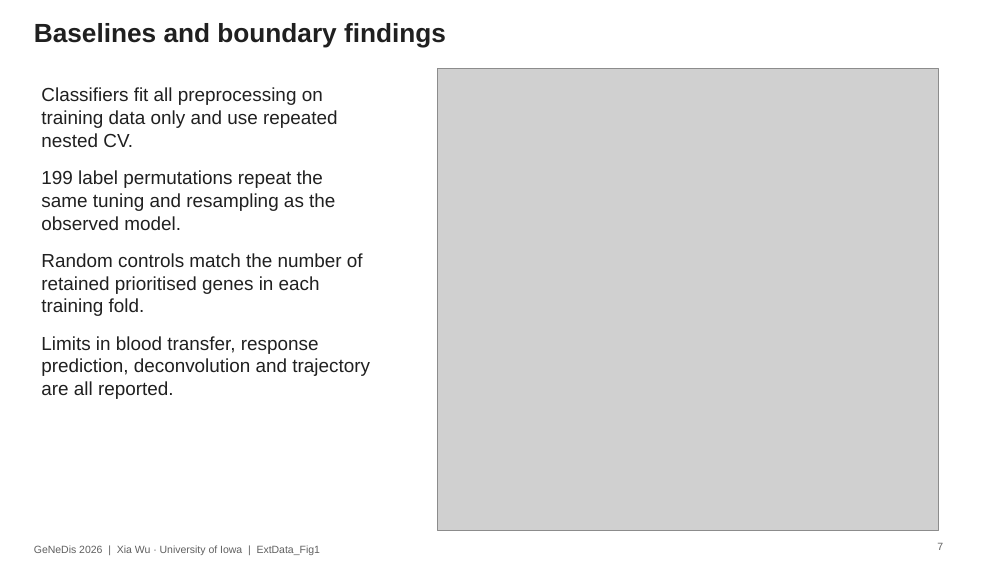
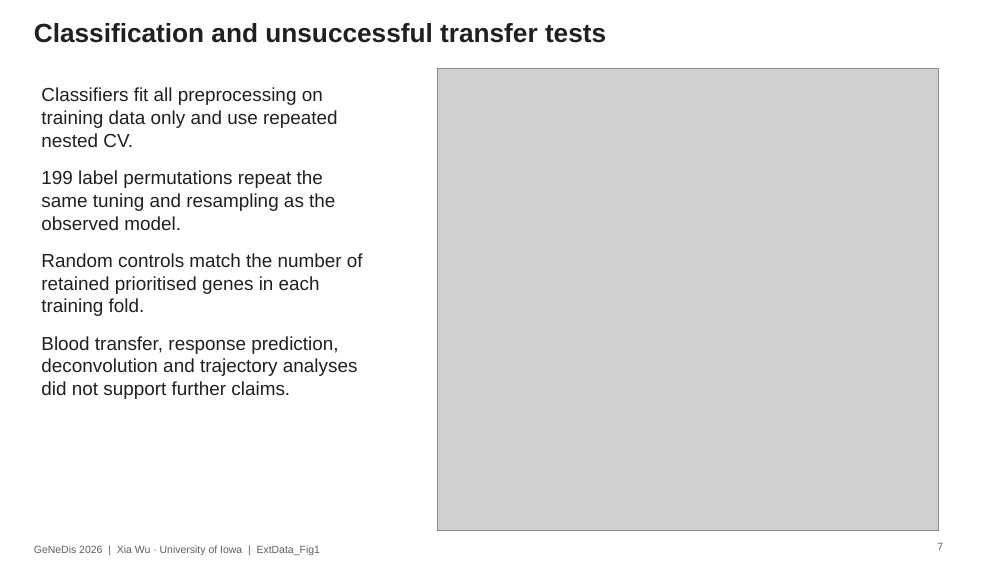
Before and after one commit to candicewu0515/genedis2026-ra-multiomics, a slide deck: slide 7 of presentation/GeNeDis2026_RA_results.pptx. Drawn at 1008x567 pixels with LibreOffice and Linux fonts; fonts in the diff are those of the drawing; grey boxes stand for pictures. Boxes give left, top, right and bottom in pixels: in the first picture for what was removed or moved away, otherwise in the second. Text is boxed around its words. In the diff, an @@ line names an element or a change of style, - is before the commit and + after.

Commit message:
Revise report and slides with concrete scientific prose

```diff
--- a/presentation/GeNeDis2026_RA_results.pptx
+++ b/presentation/GeNeDis2026_RA_results.pptx
@@ text at (x1=34, y1=23, x2=606, y2=43): text changed @@
-Baselines and boundary findings
+Classification and unsuccessful transfer tests
@@ text at (x1=41, y1=336, x2=358, y2=399): text changed @@
-Limits in blood transfer, response prediction, deconvolution and trajectory are all reported.
+Blood transfer, response prediction, deconvolution and trajectory analyses did not support further claims.
```
Also in this commit, not shown: 6 other slides changed, 13 other files.
